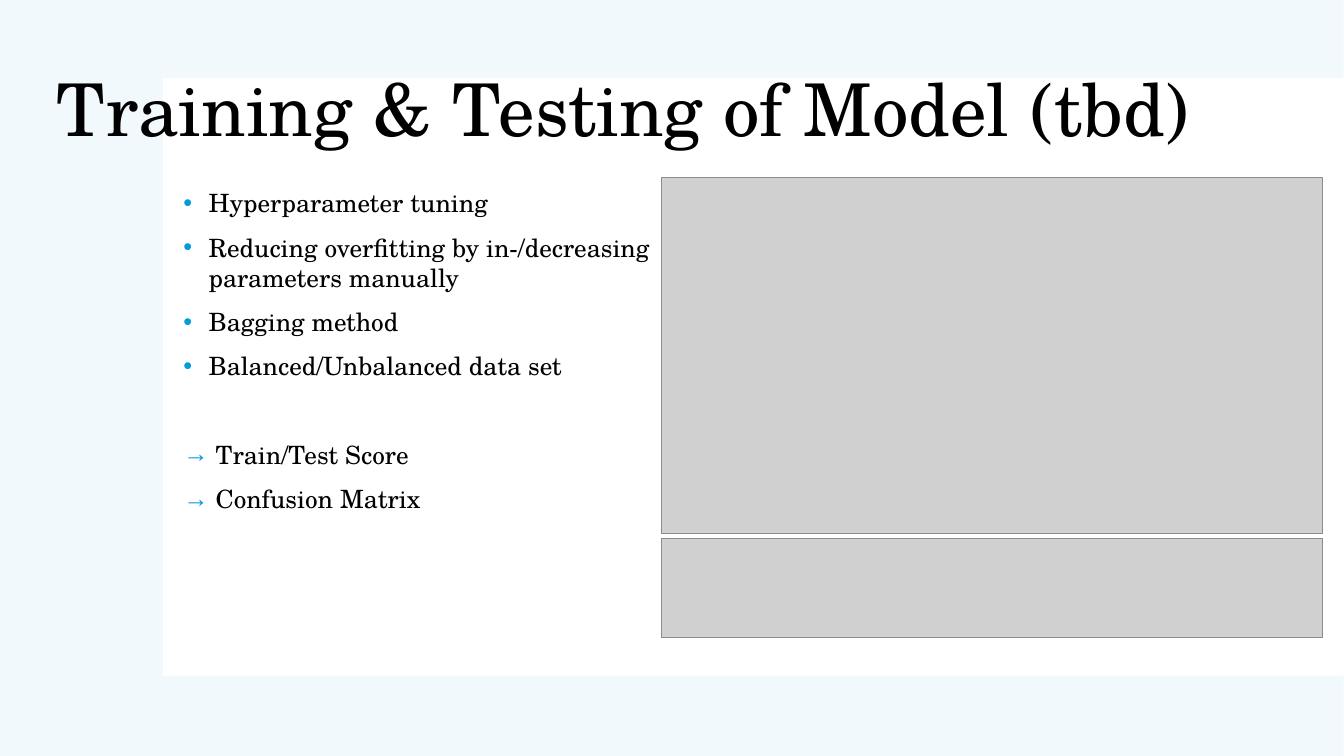
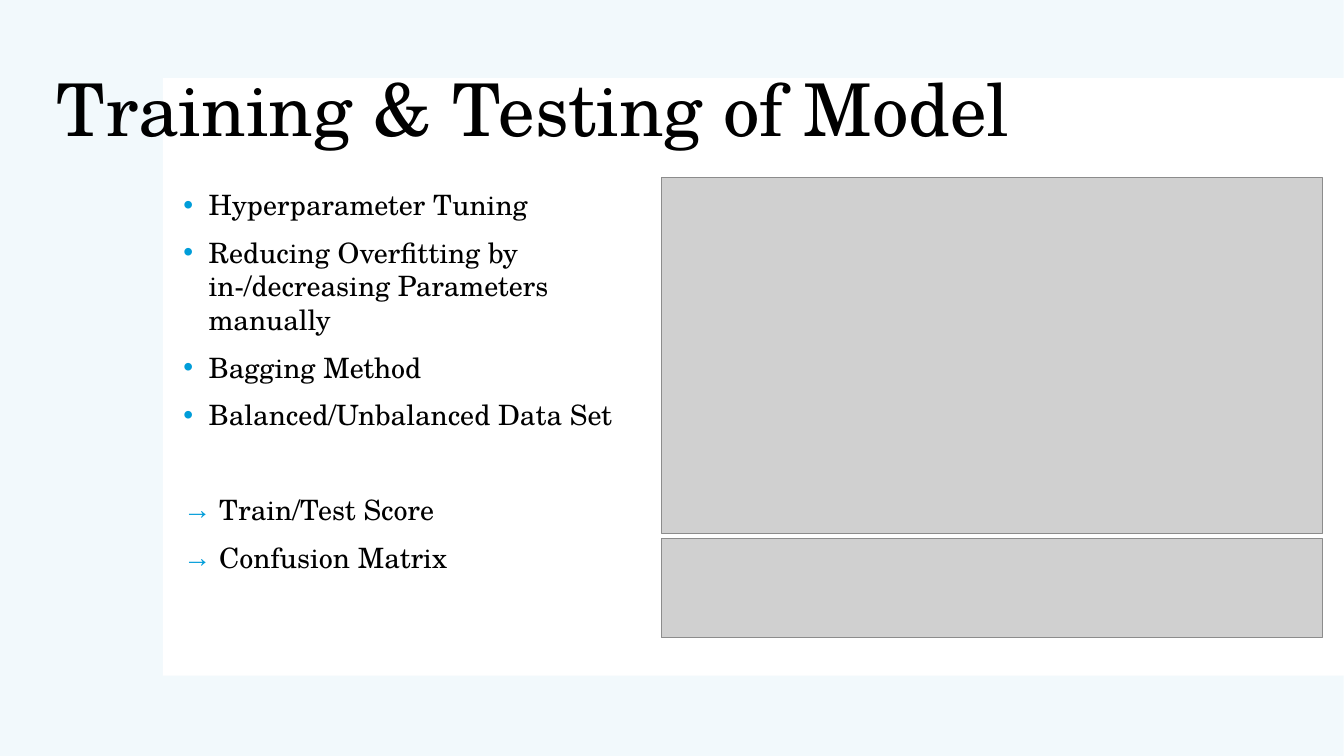
Before and after one commit to AtK42/ML_stonks_2021, a slide deck: slide 5 of Group2_ML_Project_Presentation.pptx. Drawn at 1344x756 pixels with LibreOffice and Linux fonts; fonts in the diff are those of the drawing; grey boxes stand for pictures. Boxes give left, top, right and bottom in pixels: in the first picture for what was removed or moved away, otherwise in the second. Text is boxed around its words. In the diff, an @@ line names an element or a change of style, - is before the commit and + after.

```diff
--- a/Group2_ML_Project_Presentation.pptx
+++ b/Group2_ML_Project_Presentation.pptx
@@ title at [56, 82, 1010, 151]: text changed @@
-Training & Testing of Model (tbd)
+Training & Testing of Model
@@ text at [209, 194, 612, 426]: text changed; size 18 to 20 pt @@
-• Hyperparameter tuning
-• Reducing overfitting by in-/decreasing parameters manually
-• Bagging method
-• Balanced/Unbalanced data set
+• Hyperparameter Tuning
+• Reducing Overfitting by
+  in-/decreasing Parameters
+  manually
+• Bagging Method
+• Balanced/Unbalanced Data Set
@@ text at [219, 499, 447, 569]: size 18 to 20 pt in "Train/Test Score", "Confusion Matrix" @@
```
Also in this commit, not shown: 5 other slides changed, 1 slide added.
